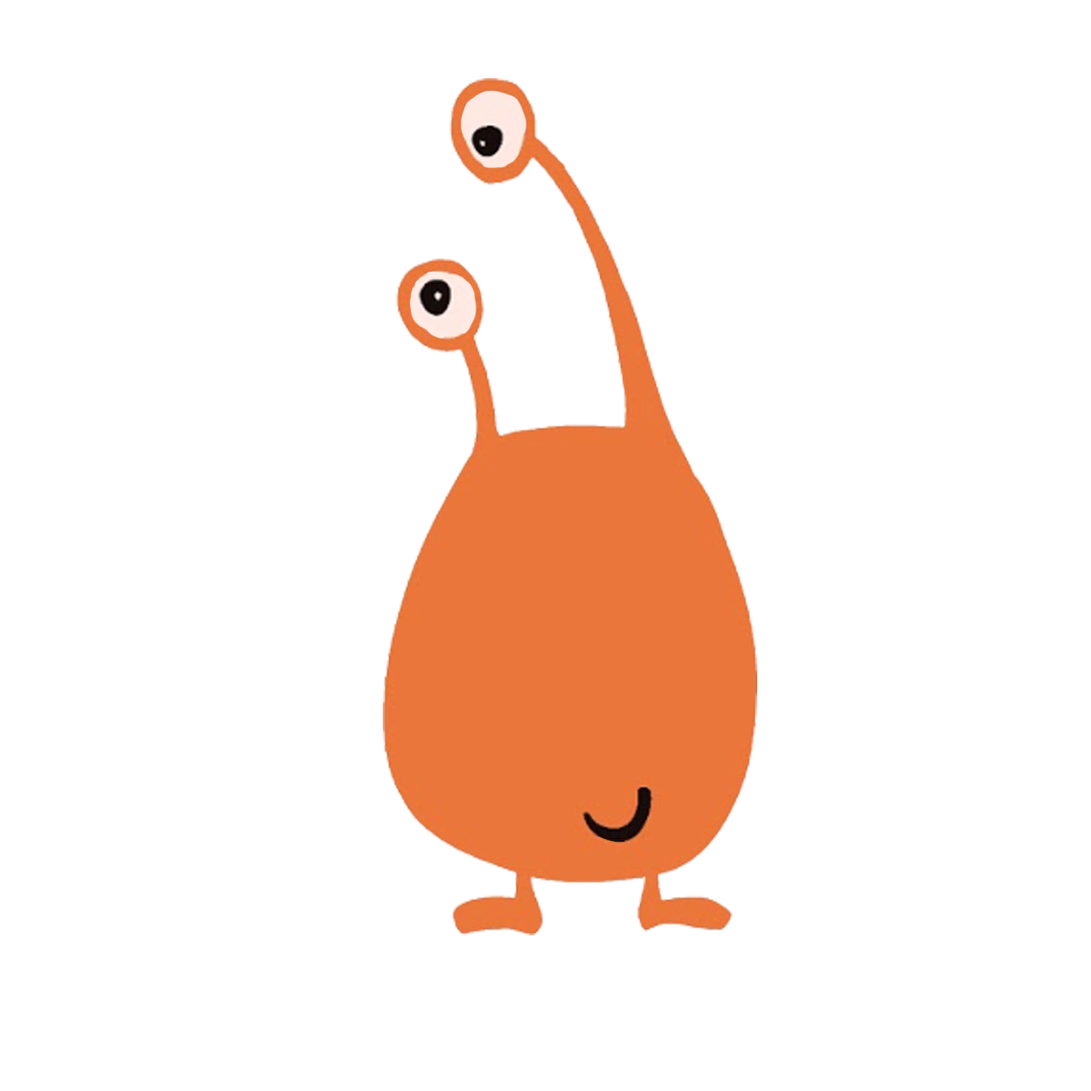
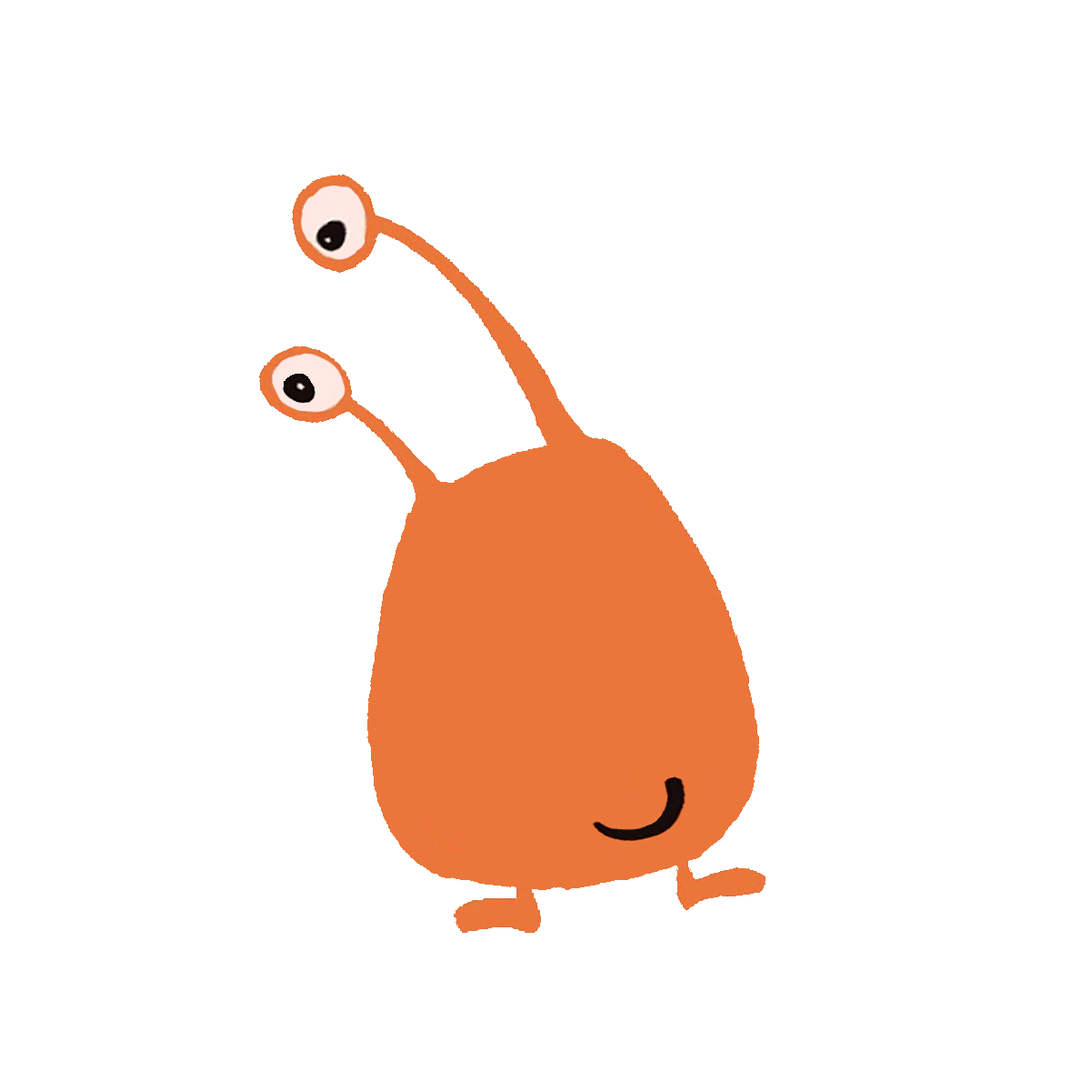
Comparing the layer stacks of the two 1091 x 1091 images. Changes:
showed "Layer 4 copy" over bbox(259, 174, 766, 934)
hid "Layer 4" over bbox(382, 78, 758, 936)
